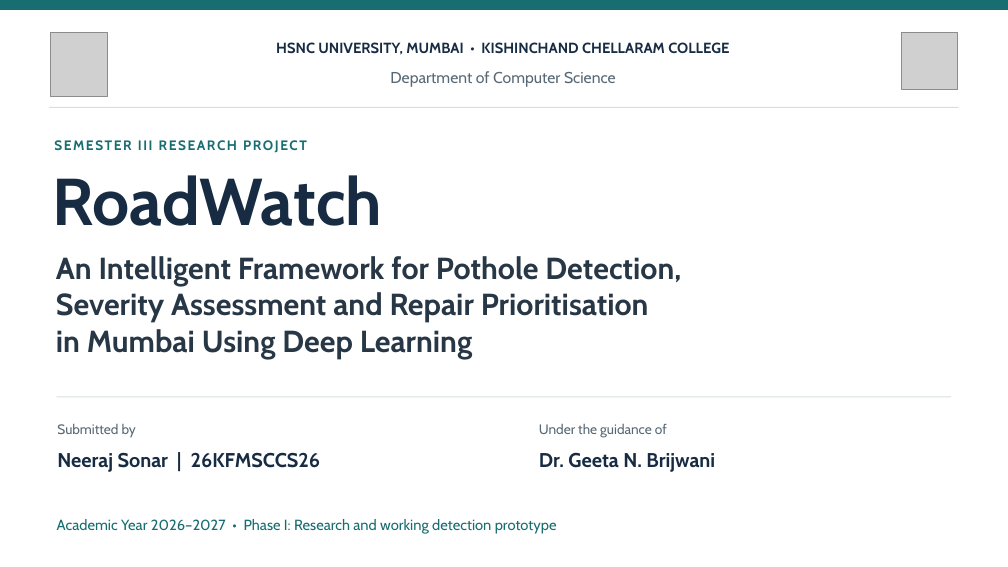
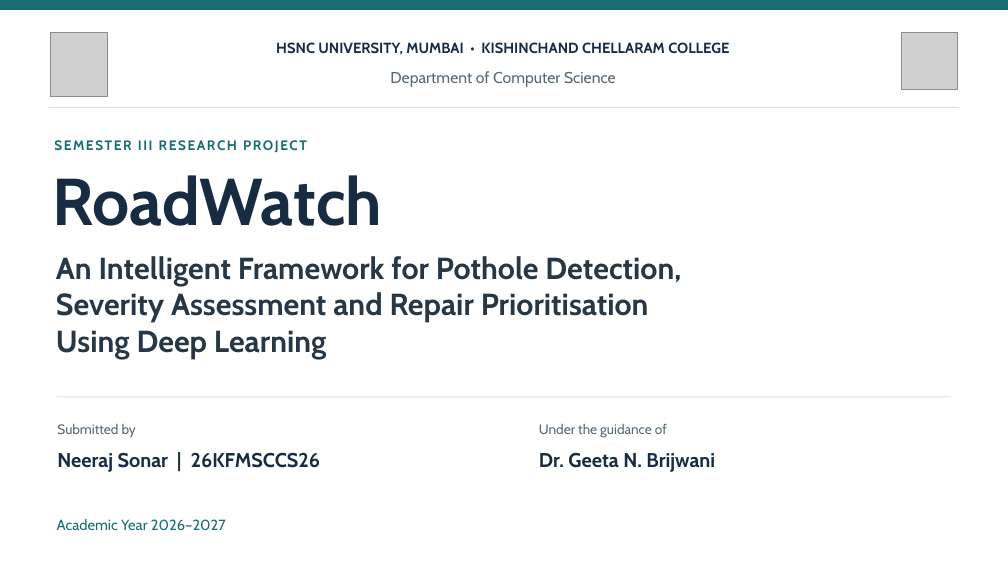
Before and after one commit to NEERAJSONAR001/RoadWatch, a slide deck: slide 1 of prepare/RoadWatch_Final_Research_Presentation.pptx. Drawn at 1008x567 pixels with LibreOffice and Linux fonts; fonts in the diff are those of the drawing; grey boxes stand for pictures. Boxes give left, top, right and bottom in pixels: in the first picture for what was removed or moved away, otherwise in the second. Text is boxed around its words. In the diff, an @@ line names an element or a change of style, - is before the commit and + after.

Commit message:
Update final research presentation

```diff
--- a/prepare/RoadWatch_Final_Research_Presentation.pptx
+++ b/prepare/RoadWatch_Final_Research_Presentation.pptx
@@ text at <box>56,330,327,359</box>: text changed @@
-in Mumbai Using Deep Learning
+Using Deep Learning
@@ text at <box>57,519,226,530</box>: text changed @@
-Academic Year 2026–2027 • Phase I: Research and working detection prototype
+Academic Year 2026–2027
```
Also in this commit, not shown: 14 other slides changed.
